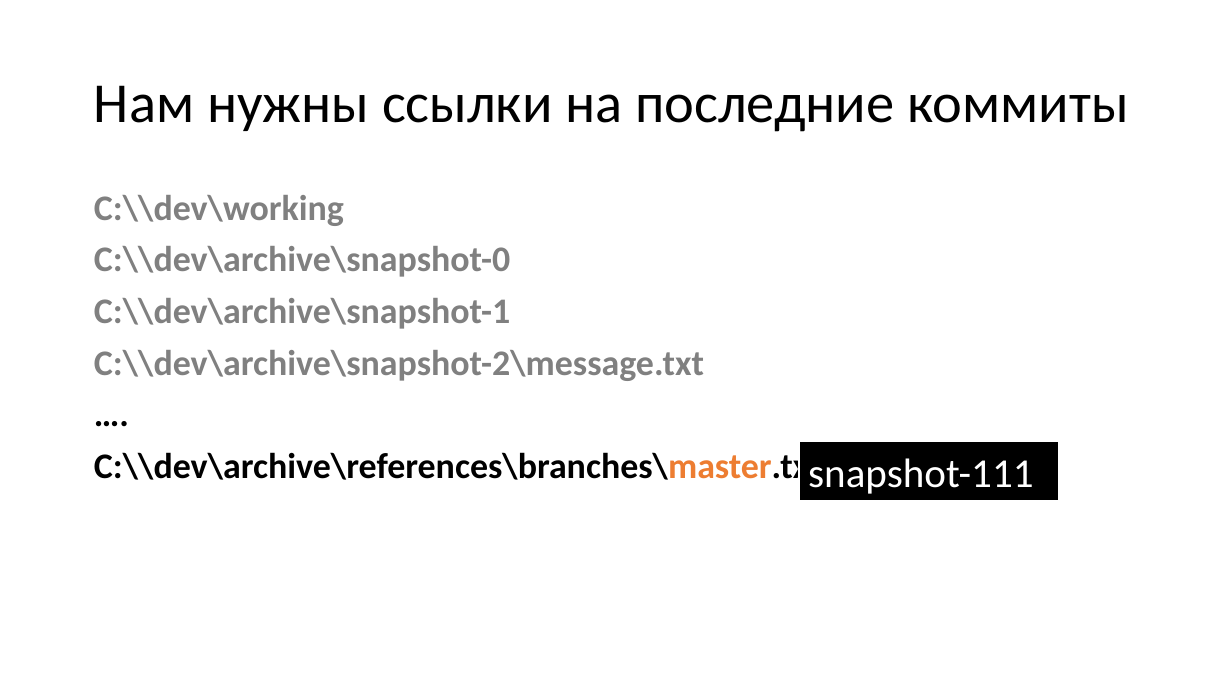
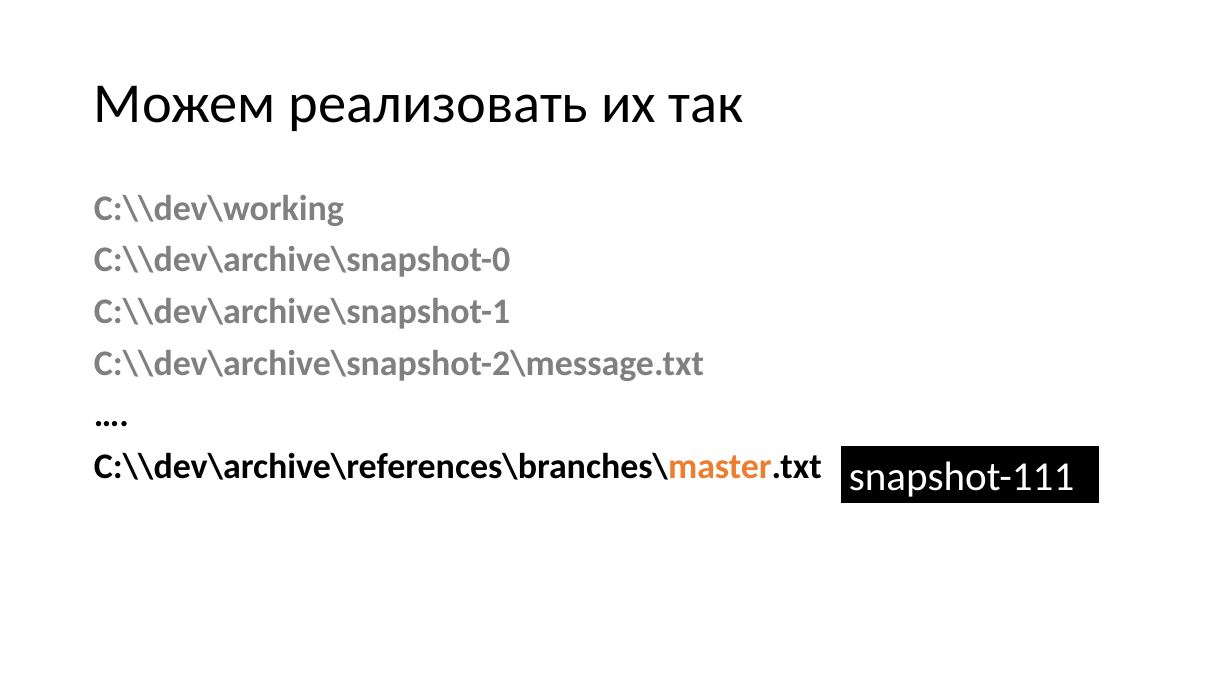
Before and after one commit to dzmitry-varabei/front-end-course, a slide deck: slide 27 of git-commit-code-review/Presentation1.pptx (slide 26 before the commit). Drawn at 1232x693 pixels with LibreOffice and Linux fonts; fonts in the diff are those of the drawing. Boxes give left, top, right and bottom in pixels: in the first picture for what was removed or moved away, otherwise in the second. Text is boxed around its words. In the diff, an @@ line names an element or a change of style, - is before the commit and + after.

Commit message:
update

```diff
--- a/git-commit-code-review/Presentation1.pptx
+++ b/git-commit-code-review/Presentation1.pptx
@@ title at [94, 85, 744, 131]: text changed @@
-Нам нужны ссылки на последние коммиты
+Можем реализовать их так
@@ rectangle "snapshot-111": place and size @@
-rectangle "snapshot-111" at [799, 442, 1059, 501]
+rectangle "snapshot-111" at [840, 445, 1100, 505]
```
Also in this commit, not shown: 5 other slides changed, 3 slides added.
